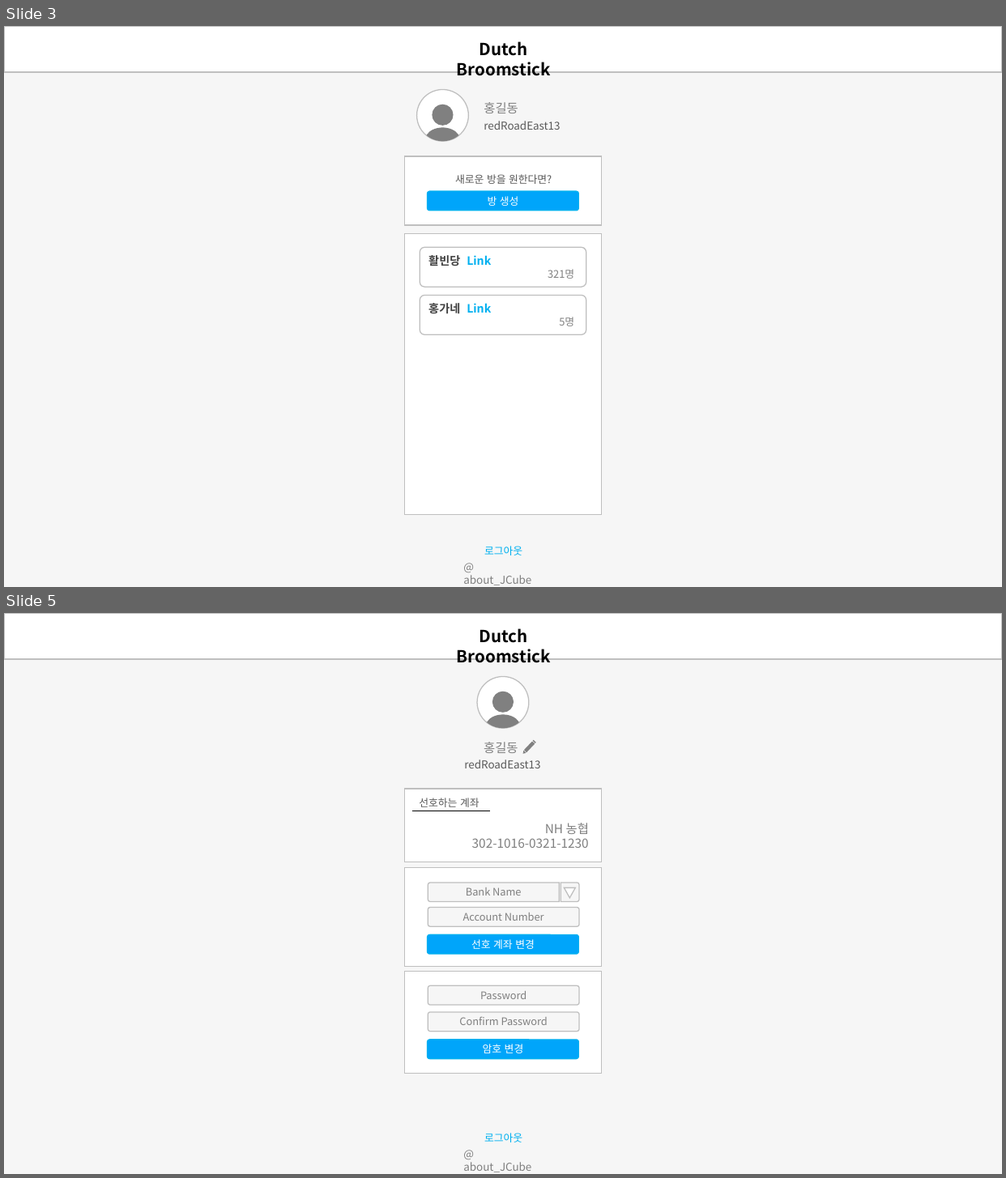
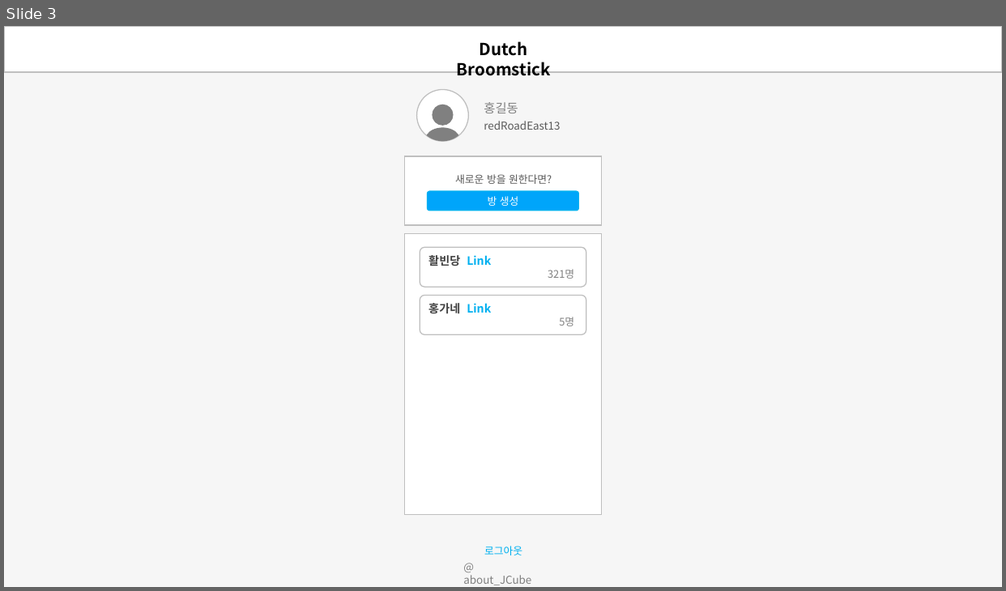
Before and after one commit to jtjun/DutchBroomstick, a slide deck: Documents/Design_Demo.pptx. Shown one above the other, each under a label of ours: slides 3 and 5 before the commit, slide 3 after it; the slides between them are not shown. The pictures are 1006x1178 and 1006x591 pixels, drawn with LibreOffice and Linux fonts; fonts in the diff are those of the drawing. Boxes give left, top, right and bottom in pixels: in the first picture for what was removed or moved away, otherwise in the second. Text is boxed around its words. In the diff, an @@ line names an element or a change of style, - is before the commit and + after.

```diff
--- a/Documents/Design_Demo.pptx
+++ b/Documents/Design_Demo.pptx
@@ slide 5 removed at <box>4,613,1002,1174</box>, background #F6F6F6 @@
@@ rectangle removed at <box>4,613,1002,659</box> @@
@@ text removed at <box>457,628,551,663</box> @@
-Dutch Broomstick
@@ ellipse removed at <box>477,677,529,728</box> @@
@@ freeform shape removed at <box>487,692,519,728</box> @@
@@ text removed at <box>484,742,518,753</box> @@
-홍길동
@@ freeform shape removed at <box>522,740,536,755</box> @@
@@ text removed at <box>464,760,540,769</box> @@
-redRoadEast13
@@ rectangle removed at <box>404,789,602,862</box> @@
@@ text removed at <box>419,798,479,807</box> @@
-선호하는 계좌
@@ line removed from (412, 811) to (490, 811) @@
@@ text removed at <box>472,823,589,848</box> @@
-NH 농협
-302-1016-0321-1230
@@ rectangle removed at <box>404,868,602,967</box> @@
@@ freeform shape removed at <box>428,883,559,902</box> @@
-Bank Name
@@ freeform shape removed at <box>561,883,580,902</box> @@
@@ triangle removed at <box>564,888,575,898</box> @@
@@ rounded rectangle removed at <box>428,907,579,926</box> @@
-Account Number
@@ rounded rectangle removed at <box>428,935,579,954</box> @@
-선호 계좌 변경
@@ rectangle removed at <box>404,972,602,1073</box> @@
@@ rounded rectangle removed at <box>428,986,579,1005</box> @@
-Password
@@ rounded rectangle removed at <box>428,1013,579,1033</box> @@
-Confirm Password
@@ rounded rectangle removed at <box>428,1040,579,1059</box> @@
-암호 변경
@@ text removed at <box>484,1133,522,1143</box> @@
-로그아웃
@@ text removed at <box>463,1162,531,1173</box> @@
-@ about_JCube
```
Also in this commit, not shown: 1 slide changed.
